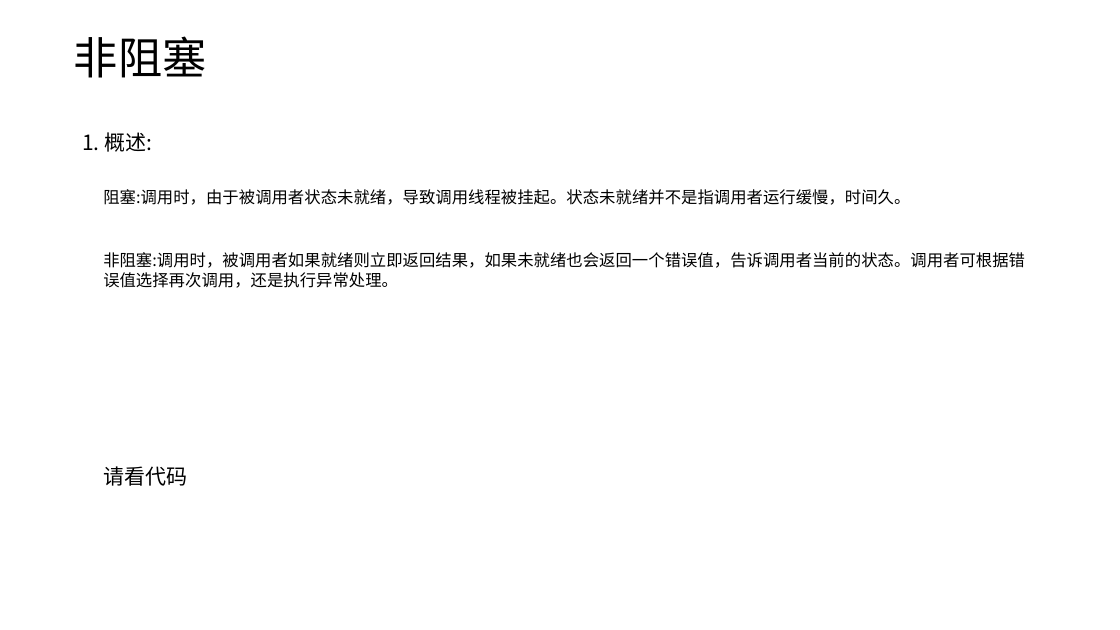
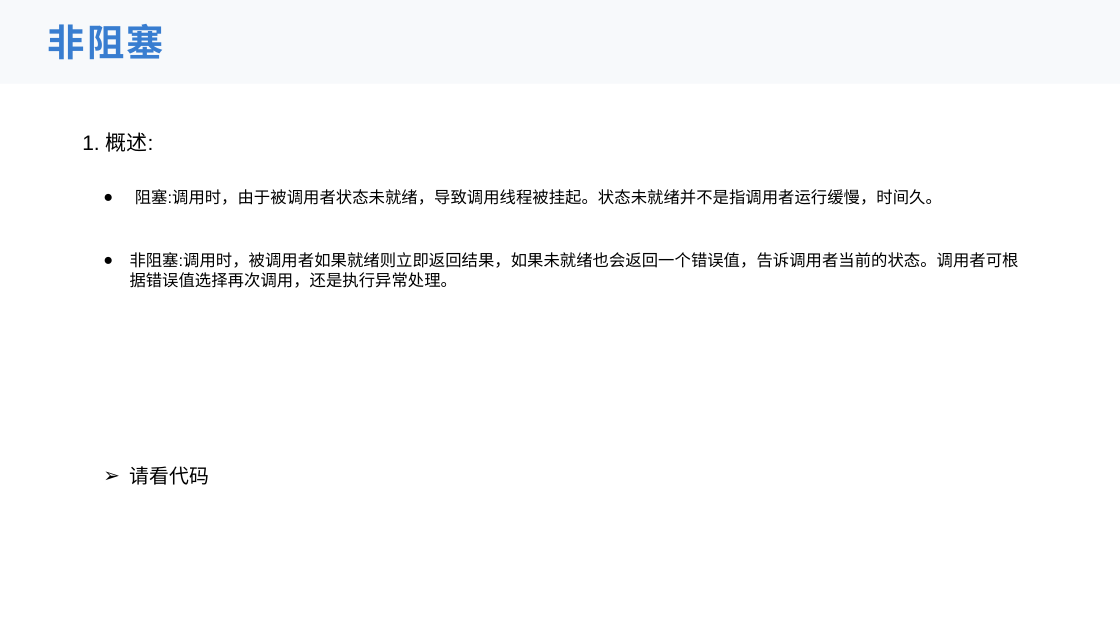
Before and after one commit to sz928/nodeJsDemo, a slide deck: slide 7 of nodejs入门.pptx. Drawn at 1120x630 pixels with LibreOffice and Linux fonts; fonts in the diff are those of the drawing. Boxes give left, top, right and bottom in pixels: in the first picture for what was removed or moved away, otherwise in the second. Text is boxed around its words. In the diff, an @@ line names an element or a change of style, - is before the commit and + after.

```diff
--- a/nodejs入门.pptx
+++ b/nodejs入门.pptx
@@ rectangle added at bbox=[0, 0, 1120, 84], fill #F4F7FA at 70% opacity @@
@@ text "非阻塞": place and size @@
-text "非阻塞" at bbox=[74, 37, 485, 85]
+text "非阻塞" at bbox=[48, 24, 164, 60]
@@ text "非阻塞" at bbox=[48, 24, 164, 60]: size 37.9 to 32 pt, text colour #000000 to #387DD0, letter spacing 0 to 1.6 pt, bold on; line spacing 0.9 to 1; vertical alignment top to middle; fill #FFFFFF to none; outline #FFFFFF 1 pt to none @@
@@ text "1. 概述:" at bbox=[82, 132, 154, 152]: font Noto Sans CJK SC to Arial @@
@@ text "阻塞:调用时，由于被调用者状态未就绪，导致调用线程被挂起。状态未就绪并不是指调用者运行缓慢，时间久。" at bbox=[135, 189, 942, 205]: font Noto Sans CJK SC to Arial; bullet none to ● @@
@@ text "非阻塞:调用时，被调用者如果就绪则立即返回结果，如果未就绪也会返回一个错误值，告诉调用者当前的状态。调用者可根据错误值选 ..." at bbox=[130, 252, 1019, 288]: font Noto Sans CJK SC to Arial; bullet none to ● @@
@@ text "请看代码" at bbox=[130, 466, 209, 485]: size 18 to 17 pt, font Noto Sans CJK SC to Arial; bullet none to ➢ @@
```
Also in this commit, not shown: 6 other slides changed.
